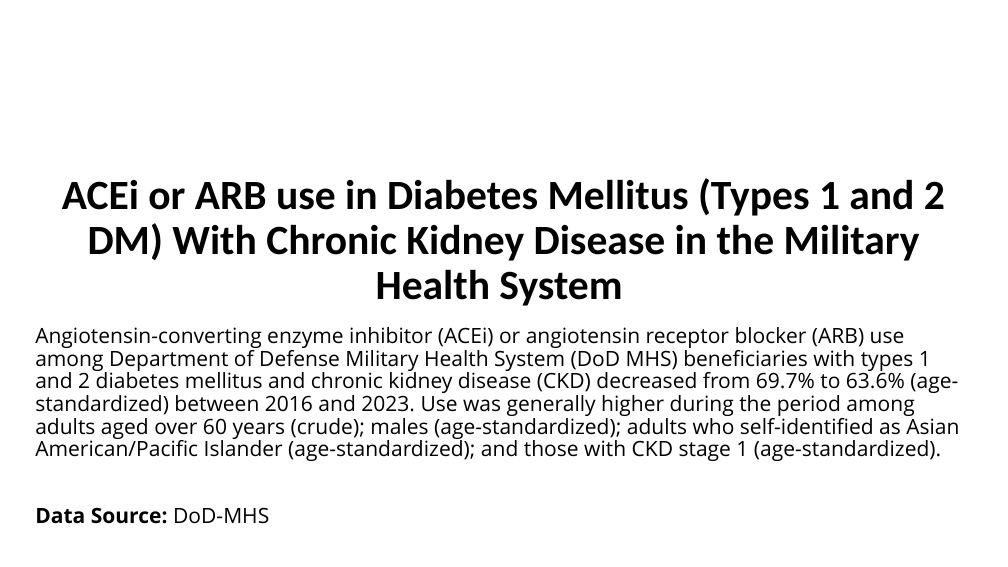
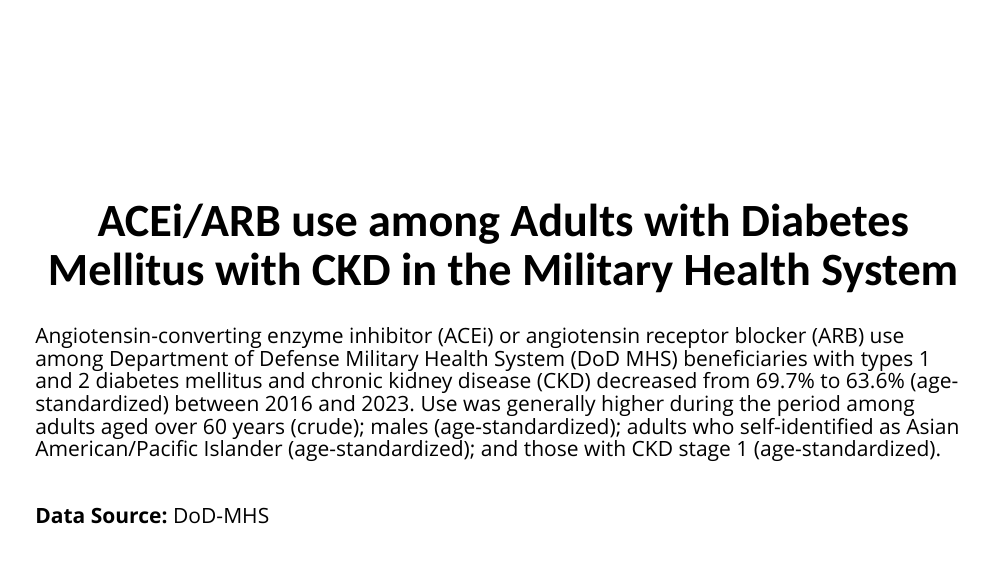
Before and after one commit to CDCgov/nccdphp-ddt-kdss, a slide deck: slide 1 of CKDSurveillance/PPT/Q814.pptx. Drawn at 1008x567 pixels with LibreOffice and Linux fonts; fonts in the diff are those of the drawing; background and template pictures are left out. Boxes give left, top, right and bottom in pixels: in the first picture for what was removed or moved away, otherwise in the second. Text is boxed around its words. In the diff, an @@ line names an element or a change of style, - is before the commit and + after.

```diff
--- a/CKDSurveillance/PPT/Q814.pptx
+++ b/CKDSurveillance/PPT/Q814.pptx
@@ title "ACEi/ARB use among Adults with ..." at bbox=[48, 203, 958, 293]: vertical alignment bottom to middle @@
@@ title at bbox=[48, 203, 958, 293]: text changed; size 39.6 to 44 pt @@
-ACEi or ARB use in Diabetes Mellitus (Types 1 and 2 DM) With Chronic Kidney Disease in the Military Health System
+ACEi/ARB use among Adults with Diabetes Mellitus with CKD in the Military Health System
```
Also in this commit, not shown: 4 other slides changed, 7 other files.
